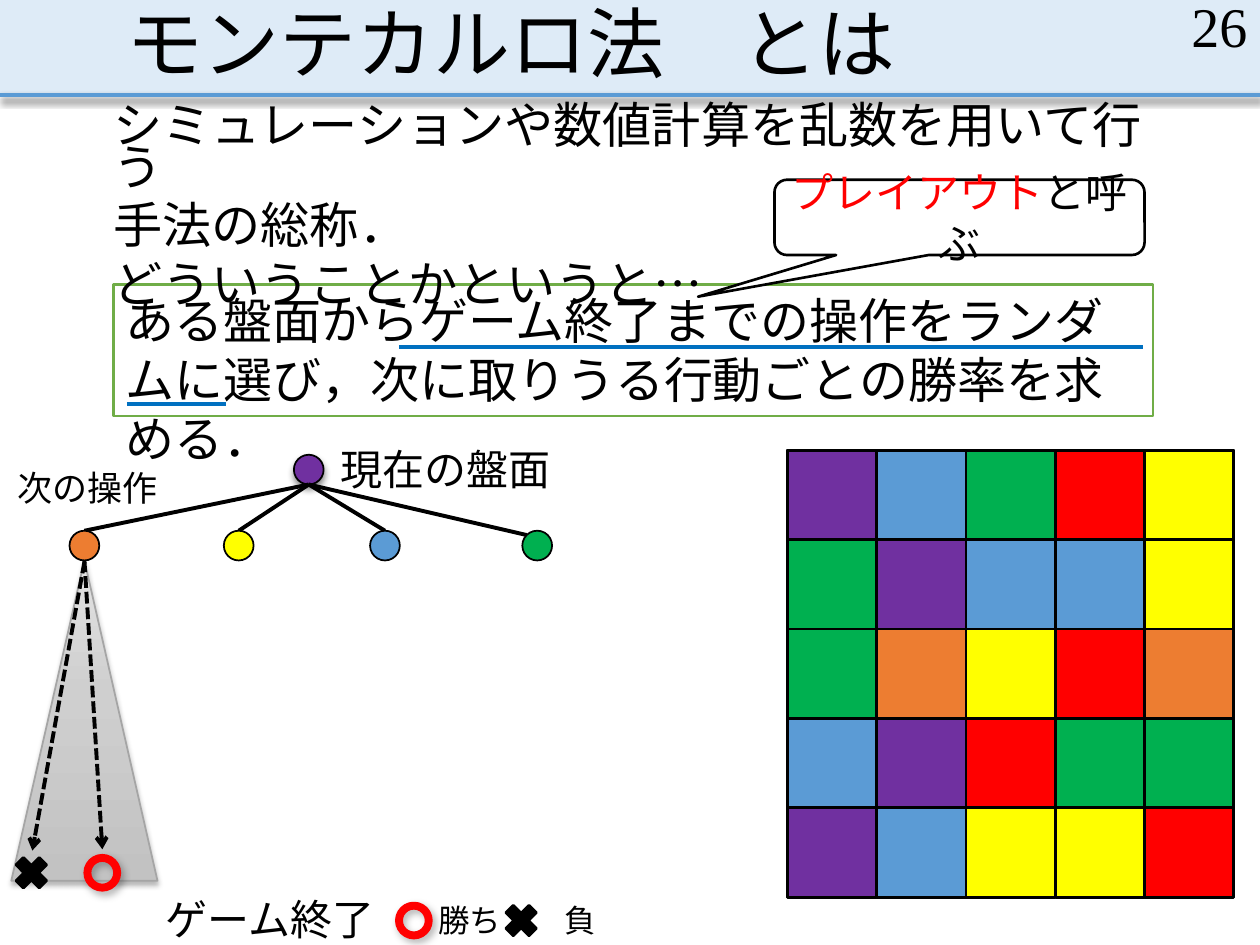
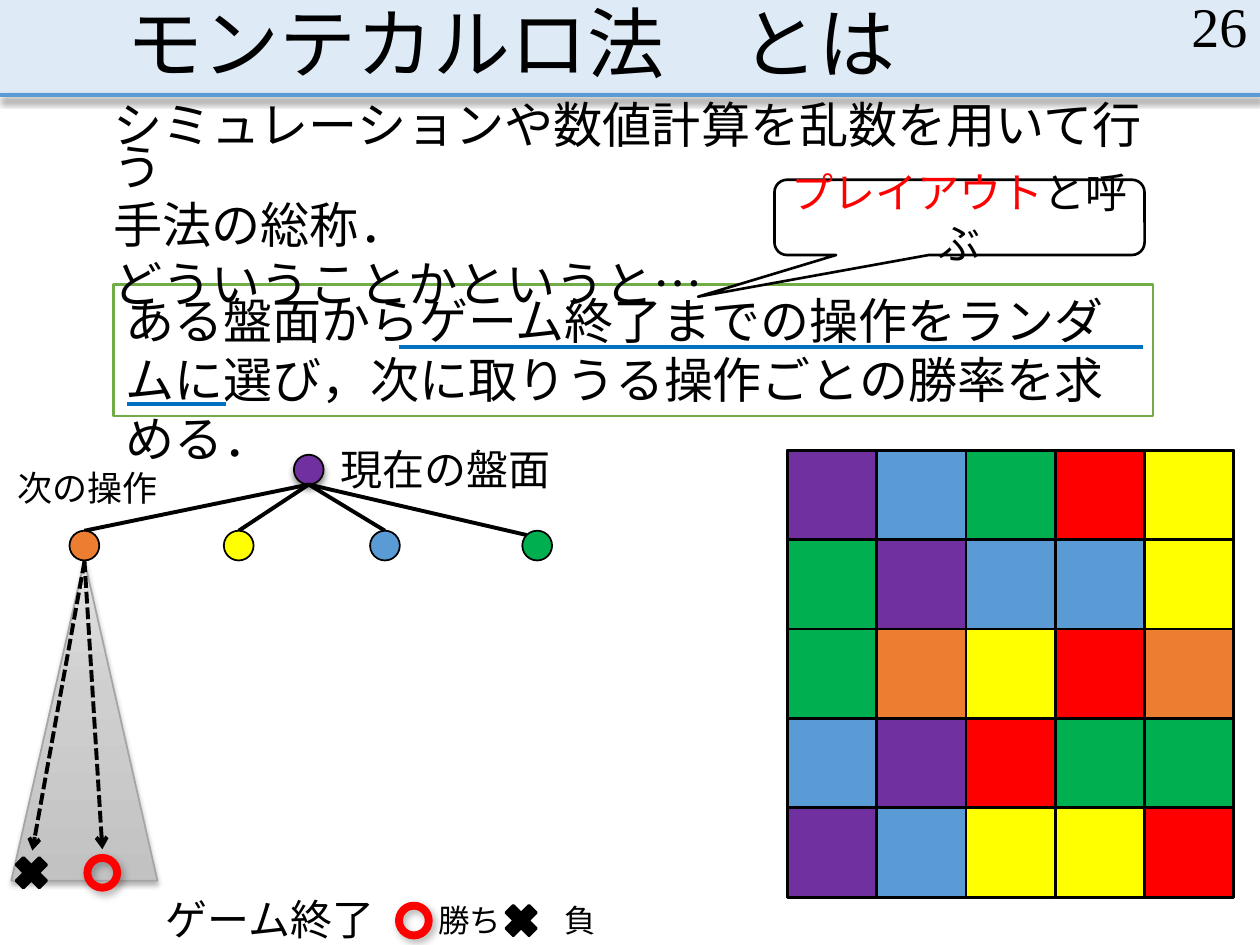
Before and after one commit to MasayaOda/SR, a slide deck: slide 26 of 小田卒論発表 - コピー.pptx. Drawn at 1260x945 pixels with LibreOffice and Linux fonts; fonts in the diff are those of the drawing. Boxes give left, top, right and bottom in pixels: in the first picture for what was removed or moved away, otherwise in the second. Text is boxed around its words. In the diff, an @@ line names an element or a change of style, - is before the commit and + after.

```diff
--- a/小田卒論発表 - コピー.pptx
+++ b/小田卒論発表 - コピー.pptx
@@ text in rectangle at bbox=[126, 290, 1104, 406]: text changed @@
-ある盤面からゲーム終了までの操作をランダムに選び，次に取りうる行動ごとの勝率を求める．
+ある盤面からゲーム終了までの操作をランダムに選び，次に取りうる操作ごとの勝率を求める．
```
Also in this commit, not shown: 20 other slides changed, 1 other file.
